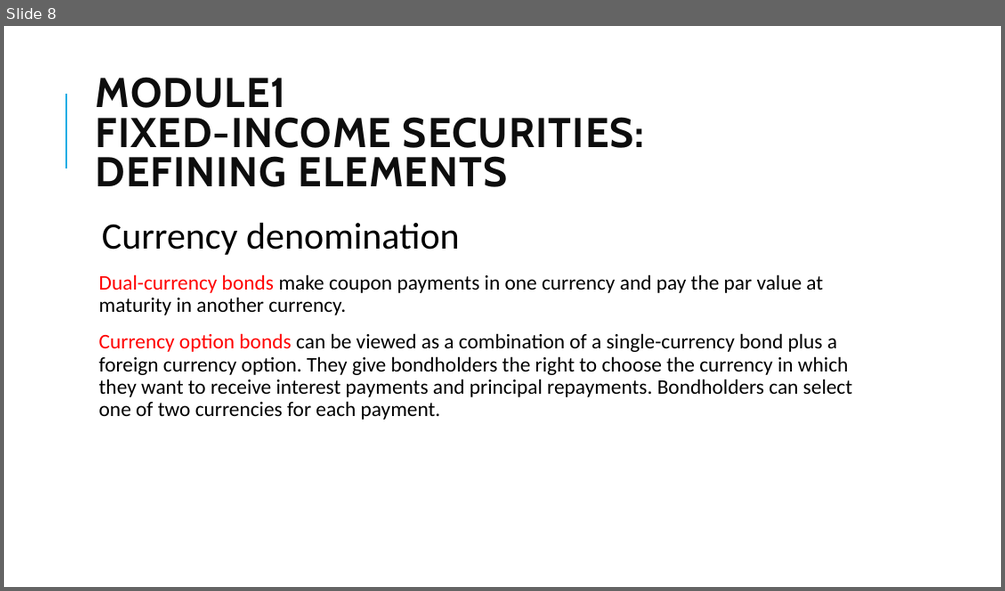
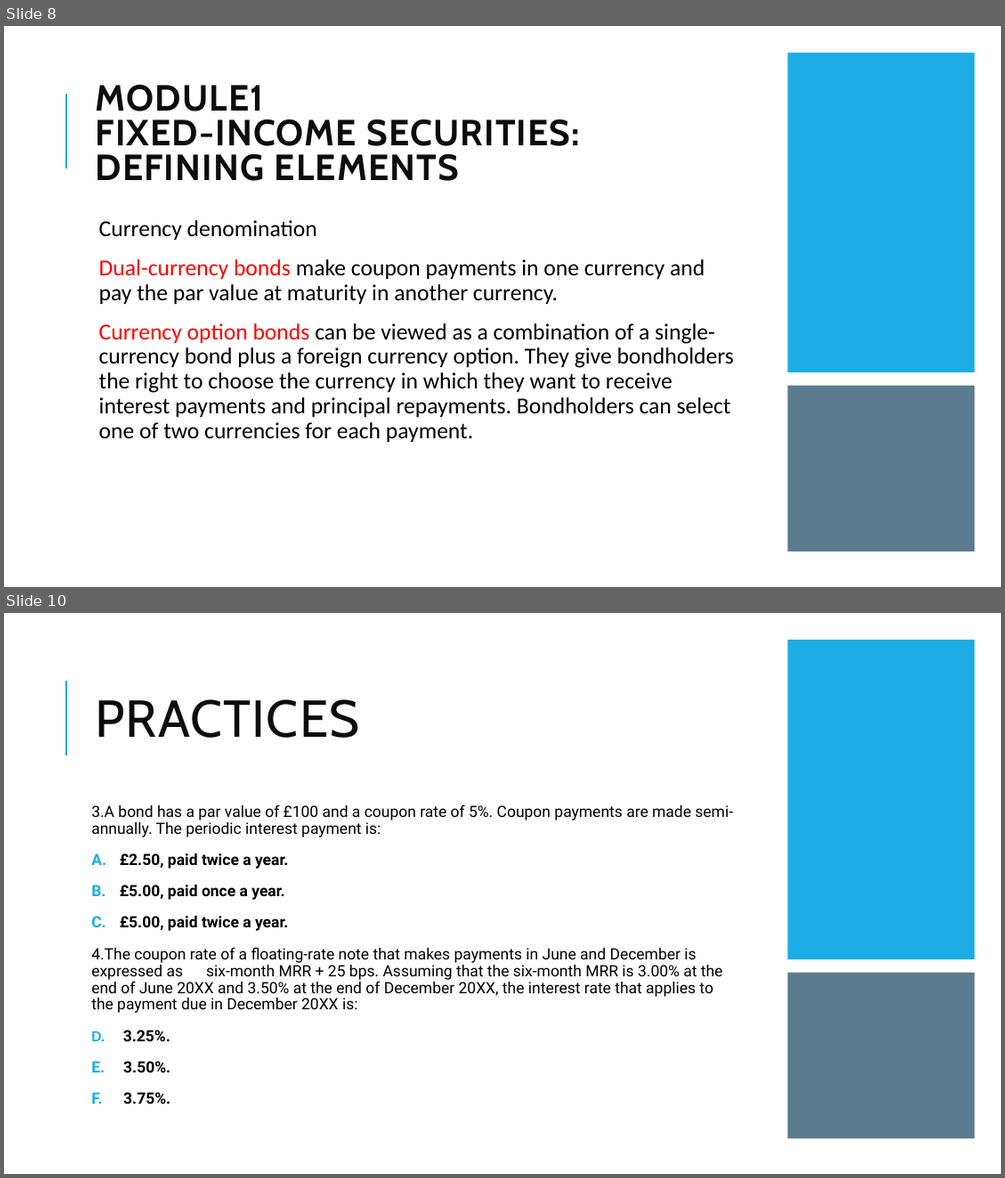
Before and after one commit to Isco0530/data, a slide deck: Fixed Income.pptx. Shown one above the other, each under a label of ours: slide 8 before the commit, slides 8 and 10 after it; the slides between them are not shown. The pictures are 1005x591 and 1005x1178 pixels, drawn with LibreOffice and Linux fonts; fonts in the diff are those of the drawing. Boxes give left, top, right and bottom in pixels: in the first picture for what was removed or moved away, otherwise in the second. Text is boxed around its words. In the diff, an @@ line names an element or a change of style, - is before the commit and + after.

```diff
--- a/Fixed Income.pptx
+++ b/Fixed Income.pptx
@@ slide 10 added at bbox=[4, 613, 1001, 1174], background #FFFFFF; not listed: 1 template element that a slide beside it also shows @@
@@ rectangle added at bbox=[788, 640, 975, 959], fill #1CADE4 @@
@@ title added at bbox=[95, 699, 359, 738], 50 pt, text #0D0D0D @@
+PRACTICES
@@ text added at bbox=[91, 804, 733, 1103], 15 pt, text #000000 @@
+3.A bond has a par value of £100 and a coupon rate of 5%. Coupon payments are made semi-annually. The periodic interest payment is:
+A. £2.50, paid twice a year.
+B. £5.00, paid once a year.
+C. £5.00, paid twice a year.
+4.The coupon rate of a floating-rate note that makes payments in June and December is expressed as six-month MRR + 25 bps. Assuming that the six-month MRR is 3.00% at the end of June 20XX and 3.50% at the end of December 20XX, the interest rate that applies to the payment due in December 20XX is:
+A. 3.25%.
+B. 3.50%.
+C. 3.75%.
@@ rectangle added at bbox=[788, 973, 975, 1139], fill #335B74 at 80% opacity @@
@@ slide 8 changed as well @@
@@ title "MODULE1 FIXED-INCOME SECURITIES: DEFINING ELEMENTS" at bbox=[95, 85, 580, 181]: size 40 to 35 pt @@
@@ rectangle added at bbox=[788, 53, 975, 372], fill #1CADE4 @@
@@ text "Currency denomination" at bbox=[99, 220, 734, 442]: size 36 to 22 pt in "Currency denomination"; size 20 to 22 pt @@
@@ rectangle added at bbox=[788, 386, 975, 552], fill #335B74 at 80% opacity @@
```
Also in this commit, not shown: 7 other slides changed, 1 other slide added, 1 other file.
